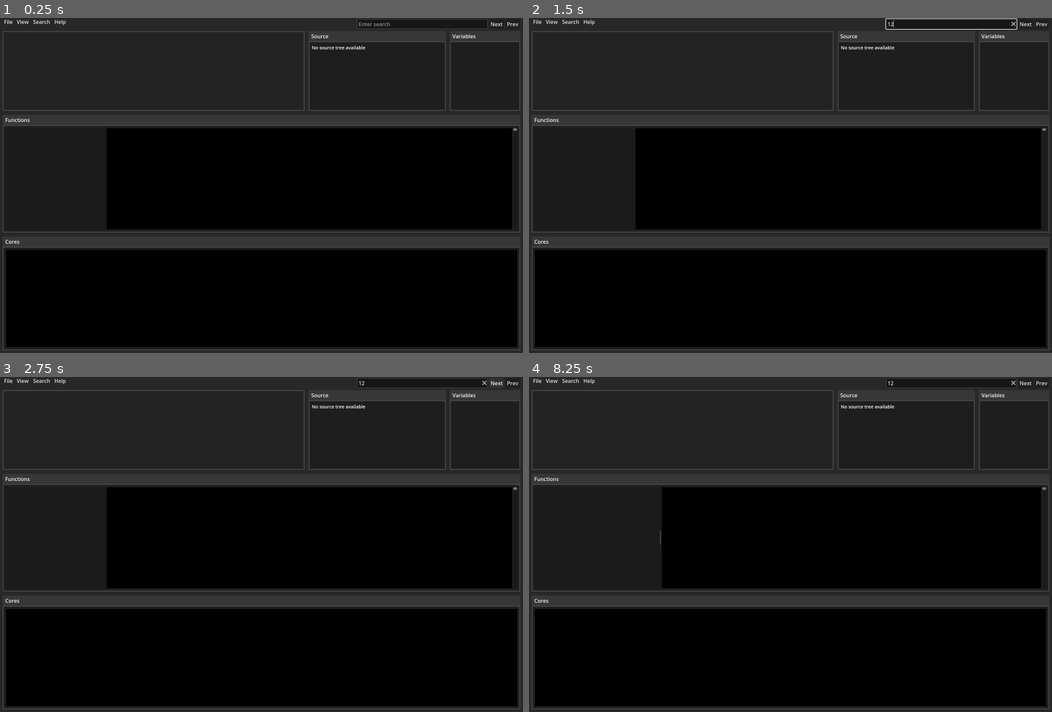
Above: before the commit, frames 1-4 (two rows, left to right).
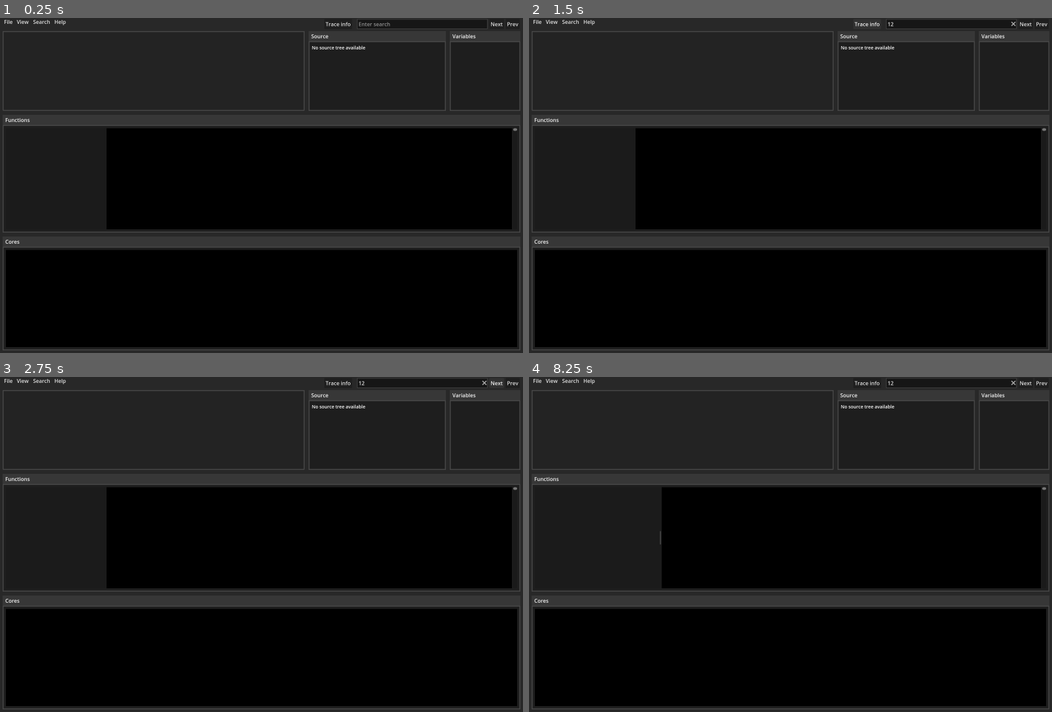
Above: after the commit, the same moments.

Repository: PatrikAAberg/dmce-gui
Game: Godot game, scene res://TraceGUI.tscn
Two runs of this game, one before a commit and one after it. Both use one fixed random seed, a clock stepped at 60 frames per second and the inputs below.
Inputs (mouse positions are in pixels of both pictures, inside the frame that each line leads up to):
- Up to frame 1 (0.25 s): no input
- Up to frame 2 (1.5 s): click (952, 24) at 0.52 s; type "12" at 0.6 s; click (868, 24) at 1.25 s, where only the run after the commit has a clickable "Trace info"
- Up to frame 3 (2.75 s): click "Next" at 2 s
- Up to frame 4 (8.25 s): click "Next" at 2.75 s; click "Prev" at 3.5 s; tap Enter at 4.25, 5.75, 7.25 s; move the mouse to (905, 527) at 4.27 s; hold Up 4.28-5 s; hold Ctrl 4.28-5 s; click (905, 527) at 4.42 s; tap Space at 4.52, 5, 6.5, 7.52, 8 s; drag from (685, 561) to (764, 611) at 5.02 s; move the mouse to (842, 470) at 5.77 s; hold Up 5.78-6.5 s; tap G at 5.85 s; drag from (764, 611) to (633, 494) at 6.52 s; move the mouse to (947, 594) at 7.27 s; hold Down 7.28-8 s; hold Ctrl 7.28-8 s; drag from (633, 494) to (712, 460) at 8.02 s

The runs differ from the first frame. In frame 1, less than 0.1% of the frame differs, in the area x 62-67%, y 1-3%; in frame 2, 0.2%, in the area x 62-94%, y 0-4%; in frame 3, less than 0.1%; in frame 4, less than 0.1%.
Error before the commit: Invalid access of index '0' on a base object of type: 'Array'. (res://TraceGUI.gd:350)
Error after the commit: Invalid access of index '0' on a base object of type: 'Array'. (res://TraceGUI.gd:366)

Commit message:
trace: trace info dialog

Diff:
--- a/dmcetraceGUI/TraceGUI.gd
+++ b/dmcetraceGUI/TraceGUI.gd
@@ -56,9 +56,12 @@
 var MenuHelp
 var FindLineEdit
 var OpenTraceDialog
+var ShowCurrentTraceInfoDialog
+var CurrentTraceInfoLabel
 var AllCoresButton
 var FindNextButton
 var FindPrevButton
+var TraceInfoButton
 var re_remove_probe
 var TraceViewStart
 var TraceViewEnd
@@ -212,6 +215,7 @@
 	tracetmp = FTreeInit(tracetmp)
 
 	var f = FileAccess.open(file, FileAccess.READ)
+	tracetmp.TraceInfo.append("Filename: " + file)
 	while not f.eof_reached(): # iterate through all lines until the end of file is reached
 		var line = f.get_line()
 		if record and line.count("@") > 5: # make sure all fields are there
@@ -240,6 +244,13 @@
 		TraceViewStart = tracetmp.index - TRACE_VIEW_HEIGHT
 	else:
 		TraceViewStart = 0
+
+	# Additional trace info
+	tracetmp.TraceInfo.append("Number of trace entries: " + str(len(tracetmp.tracebuffer)))
+	tracetmp.TraceInfo.append("Earliest timestamp: " + str(tracetmp.TimeStart))
+	tracetmp.TraceInfo.append("Latest timestamp: " + str(tracetmp.TimeEnd))
+	tracetmp.TraceInfo.append("Total time: " + str(tracetmp.TimeEnd - tracetmp.TimeStart))
+
 	Trace.append(tracetmp)
 	TActive = len(Trace) - 1
 	file  = file.replace("/", "\\")
@@ -296,6 +307,9 @@
 	FindLineEdit	= get_node("FindLineEdit")
 	FindNextButton	= get_node("FindNextButton")
 	FindPrevButton	= get_node("FindPrevButton")
+	TraceInfoButton = get_node("TraceInfoButton")
+	ShowCurrentTraceInfoDialog = get_node("ShowCurrentTraceInfoDialog")
+	CurrentTraceInfoLabel = get_node("ShowCurrentTraceInfoDialog/CurrentTraceInfoLabel")
 	re_remove_probe = RegEx.new()
 	re_remove_probe.compile("\\(DMCE_PROBE.*?\\),")      #\d*(.*?),")
 	print("Control root started")
@@ -317,6 +331,7 @@
 	FindLineEdit.text_submitted.connect(self._find_text_submitted)
 	FindNextButton.pressed.connect(self._find_next_button_pressed)
 	FindPrevButton.pressed.connect(self._find_prev_button_pressed)
+	TraceInfoButton.pressed.connect(self._trace_info_button_pressed)
 
 	# Initial state
 	print("dmce-wgui: started with args: " + str(OS.get_cmdline_args()))
@@ -346,6 +361,11 @@
 	$MenuBar/PopupMenuSearch.name = " Search "
 	$MenuBar/PopupMenuHelp.name = " Help "
 
+func _trace_info_button_pressed():
+	TraceInfoButton.release_focus()
+	CurrentTraceInfoLabel.text = str("\n".join(Trace[TActive].TraceInfo))
+	ShowCurrentTraceInfoDialog.popup_centered()
+
 func _find_next(searchstr):
 	if Trace[TActive].index < Trace[TActive].INDEX_MAX:
 		for i in range(Trace[TActive].index + 1, len(Trace[TActive].tracebuffer)):
@@ -413,6 +433,9 @@
 	FindPrevButton.position.x =  FindNextButton.position.x + FindNextButton.size.x + 5
 	FindNextButton.position.y =  3
 	FindPrevButton.position.y =  3
+
+	TraceInfoButton.position.x = FindLineEdit.position.x - 100
+	TraceInfoButton.position.y = 3
 
 	VSplitCTop.split_offset = VSplitCTop.size.y * VSplitTop
 	HSplitCTop.split_offset = HSplitCTop.size.x * HSplitTop
--- a/dmcetraceGUI/TraceGUI.tscn
+++ b/dmcetraceGUI/TraceGUI.tscn
@@ -109,6 +109,21 @@
 border_width_bottom = 2
 border_color = Color(0.235294, 0.235294, 0.235294, 1)
 
+[sub_resource type="StyleBoxFlat" id="StyleBoxFlat_v6g7g"]
+content_margin_left = 5.0
+content_margin_top = 5.0
+content_margin_right = 5.0
+content_margin_bottom = 5.0
+bg_color = Color(0.0862745, 0.0862745, 0.0862745, 1)
+border_width_left = 3
+border_width_top = 3
+border_width_right = 3
+border_width_bottom = 3
+border_color = Color(0.156863, 0.156863, 0.156863, 1)
+corner_radius_top_left = 5
+corner_radius_top_right = 5
+corner_radius_bottom_right = 5
+
 [node name="TraceGui" type="Control"]
 layout_mode = 3
 anchors_preset = 15
@@ -274,13 +289,15 @@
 item_2/id = 2
 
 [node name="PopupMenuView" type="PopupMenu" parent="MenuBar"]
-item_count = 3
+item_count = 4
 item_0/text = "Show all cores"
 item_0/id = 0
 item_1/text = "Hide all cores"
 item_1/id = 1
 item_2/text = "Toggle show core grid"
 item_2/id = 2
+item_3/text = "Trace information"
+item_3/id = 3
 
 [node name="PopupMenuSearch" type="PopupMenu" parent="MenuBar"]
 item_count = 4
@@ -347,3 +364,19 @@
 offset_right = 8.0
 offset_bottom = 8.0
 text = "Prev"
+
+[node name="TraceInfoButton" type="Button" parent="."]
+layout_mode = 0
+offset_right = 8.0
+offset_bottom = 8.0
+text = "Trace info"
+
+[node name="ShowCurrentTraceInfoDialog" type="AcceptDialog" parent="."]
+title = "Trace Info"
+theme_override_styles/panel = SubResource("StyleBoxFlat_v6g7g")
+ok_button_text = "Close"
+
+[node name="CurrentTraceInfoLabel" type="Label" parent="ShowCurrentTraceInfoDialog"]
+offset_right = 40.0
+offset_bottom = 23.0
+text = "No available trace information"
Not shown: 1 places in dmcetraceGUI/TraceGUI.tscn that only renumber resources
